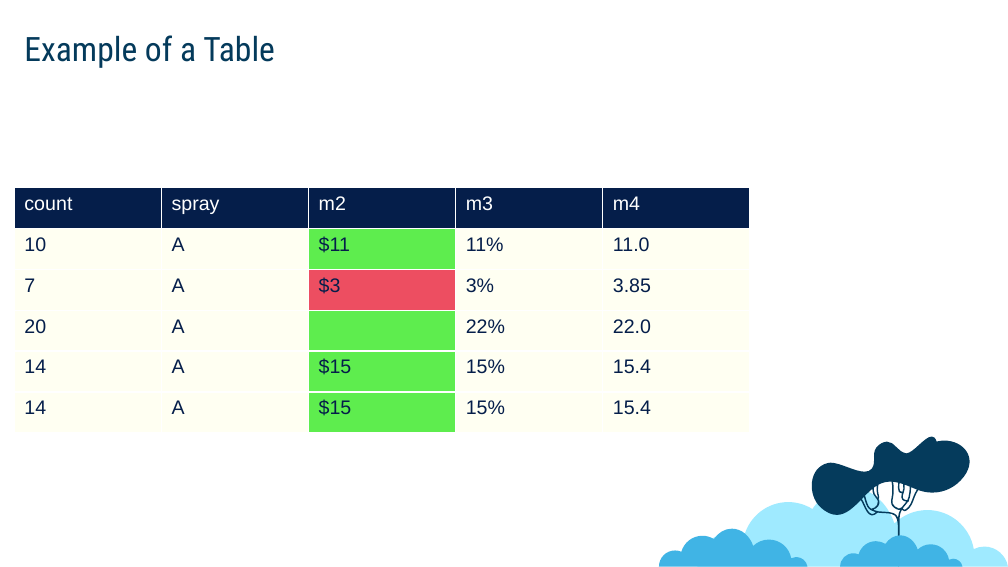
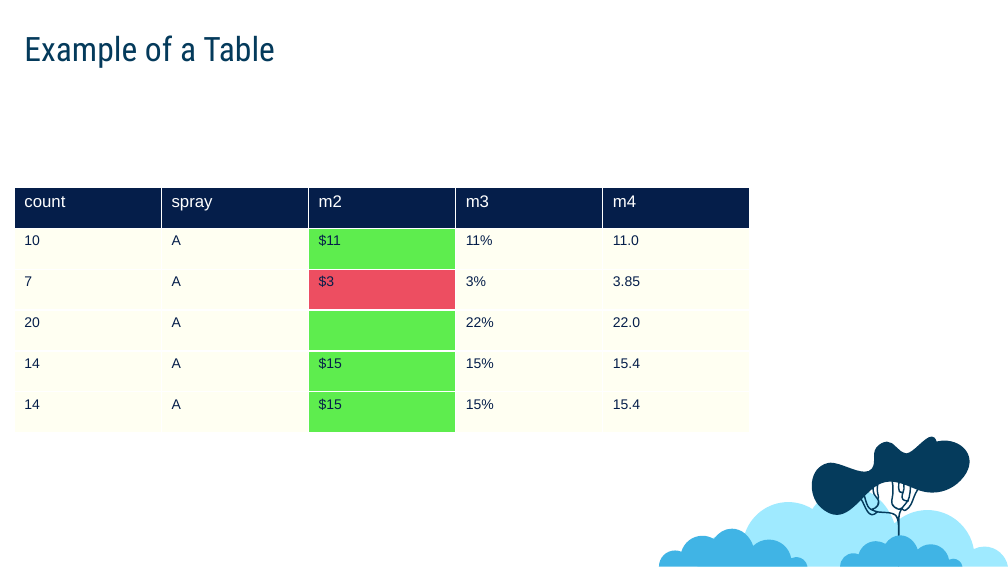
Before and after one commit to jonboone1/plotlyPowerpoint, a slide deck: slide 7 of example/output.pptx. Drawn at 1008x567 pixels with LibreOffice and Linux fonts; fonts in the diff are those of the drawing. Boxes give left, top, right and bottom in pixels: in the first picture for what was removed or moved away, otherwise in the second. Text is boxed around its words. In the diff, an @@ line names an element or a change of style, - is before the commit and + after.

```diff
--- a/example/output.pptx
+++ b/example/output.pptx
@@ table at (14, 187, 750, 432) @@
@@ size 14 to 12 pt in "count", "spray", "m2", "m3" and 1 more places @@
@@ size 14 to 10 pt in "10", "A", "$11", "11%" and 20 more places @@
```
Also in this commit, not shown: 10 other files.
